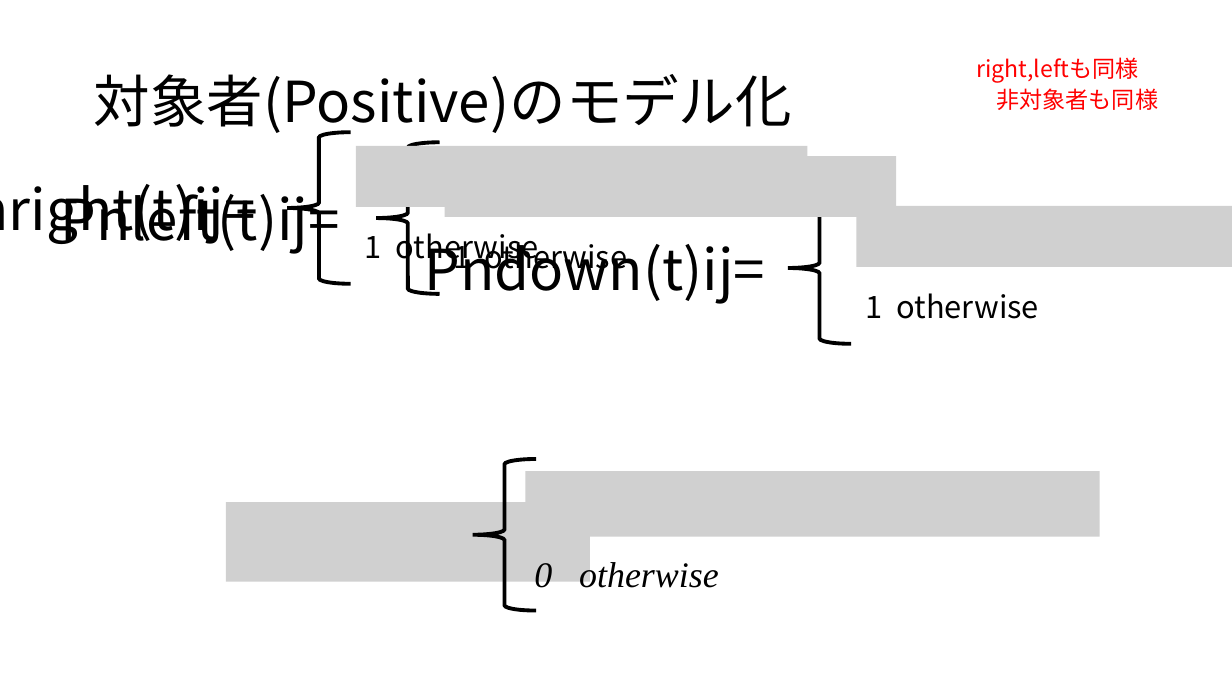
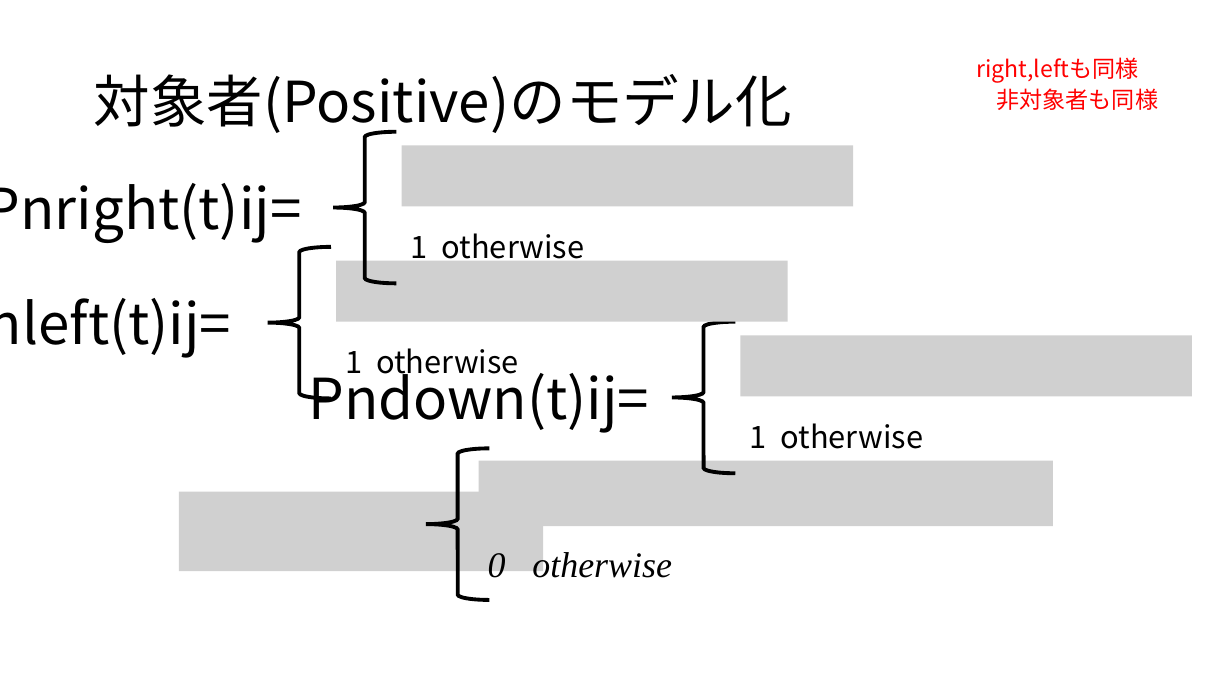
Before and after one commit to ao-megane/LplcSimulator, a slide deck: slide 12 of LplcSimulator/LplcSimulator/卒論/数理モデルv5.pptx. Drawn at 1232x693 pixels with LibreOffice and Linux fonts; fonts in the diff are those of the drawing; grey boxes stand for pictures. Boxes give left, top, right and bottom in pixels: in the first picture for what was removed or moved away, otherwise in the second. Text is boxed around its words. In the diff, an @@ line names an element or a change of style, - is before the commit and + after.

```diff
--- a/LplcSimulator/LplcSimulator/卒論/数理モデルv5.pptx
+++ b/LplcSimulator/LplcSimulator/卒論/数理モデルv5.pptx
@@ 2 texts, 1 picture, 1 left brace moved together from (x1=0, y1=132, x2=808, y2=284) to (x1=0, y1=132, x2=854, y2=284) @@
@@ 2 texts, 1 picture, 1 left brace moved together from (x1=61, y1=142, x2=897, y2=294) to (x1=0, y1=247, x2=788, y2=398) @@
@@ 2 texts, 1 picture, 1 left brace moved together from (x1=424, y1=192, x2=1232, y2=344) to (x1=308, y1=322, x2=1192, y2=473) @@
@@ 2 pictures, 1 text, 1 left brace moved together from (x1=226, y1=459, x2=1101, y2=611) to (x1=179, y1=448, x2=1054, y2=600) @@
```
Also in this commit, not shown: 1 slide added, 5 other files.
